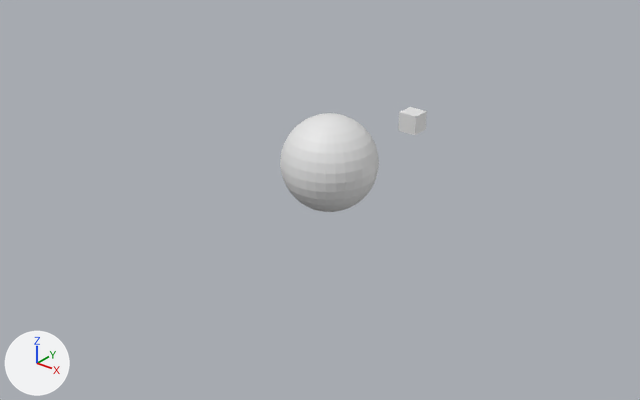
What one commit did to the Blender file blender/04 xr.blend.
Both versions are drawn from a 50 mm lens placed at (10.18, -13.03, 7.17), pointed at (0.05, -0.38, -0.68). Every picture has the same lights, and +X, +Y and +Z are marked at lower left.
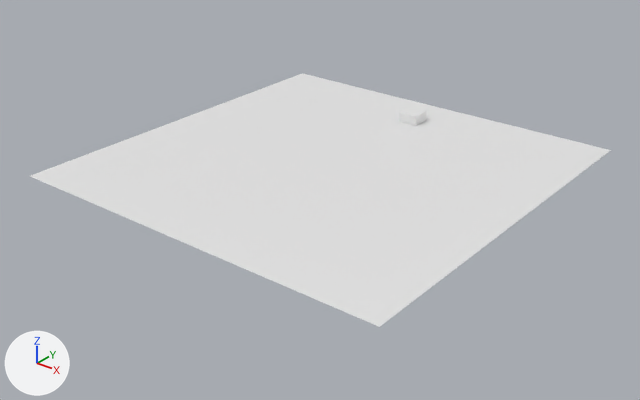
Boxes (x1, y1, x2, y2) around the edits, measured in the pictures (640 x 400 px):
'Plane', added: after (30, 73, 611, 327)
'Sphere', deleted: before (280, 113, 379, 212)

Diff of the bpy script that builds the scene:
```diff
--- a/blender/04 xr.blend.py
+++ b/blender/04 xr.blend.py
@@ me_plane_001 @@
+me_plane_001.from_pydata([(-1.0, -1.0, 0.0), (1.0, -1.0, 0.0), (-1.0, 1.0, 0.0), (1.0, 1.0, 0.0)], [], [(0, 1, 3, 2)])
@@ ob_sphere @@
-ob_sphere = bpy.data.objects.new('Sphere', me_sphere)
-ob_sphere.parent = ob_webxr
-ob_sphere.location = (0.0, 0.0, 0.0)
@@ ob_plane @@
+ob_plane = bpy.data.objects.new('Plane', me_plane_001)
+ob_plane.location = (0.0, 0.0, 0.0)
+ob_plane.scale = (4.19, 4.19, 4.19)
```
